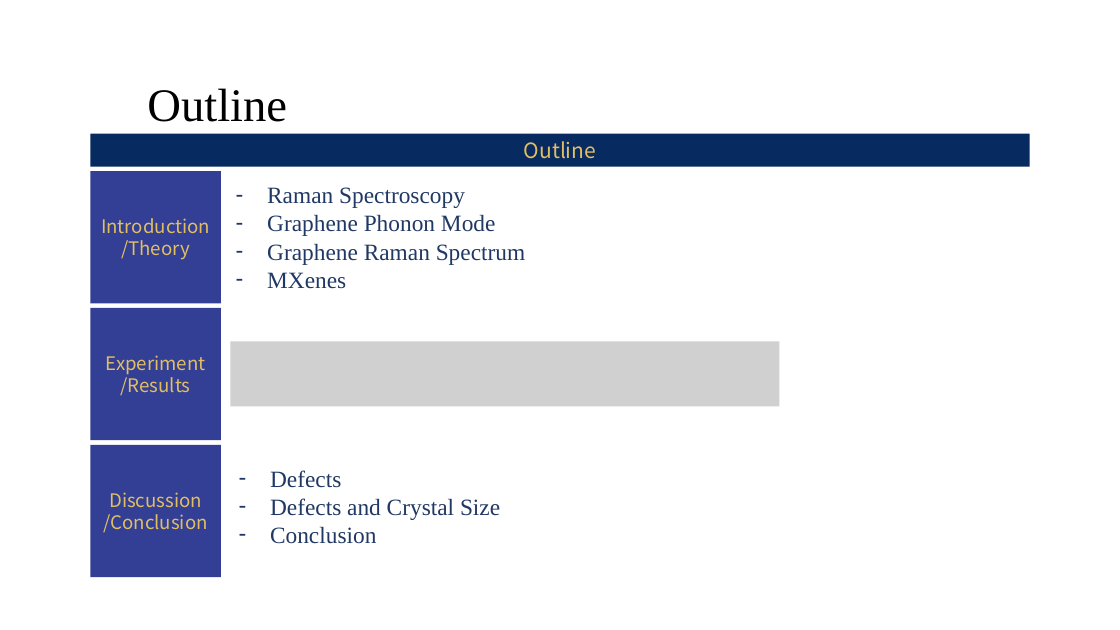
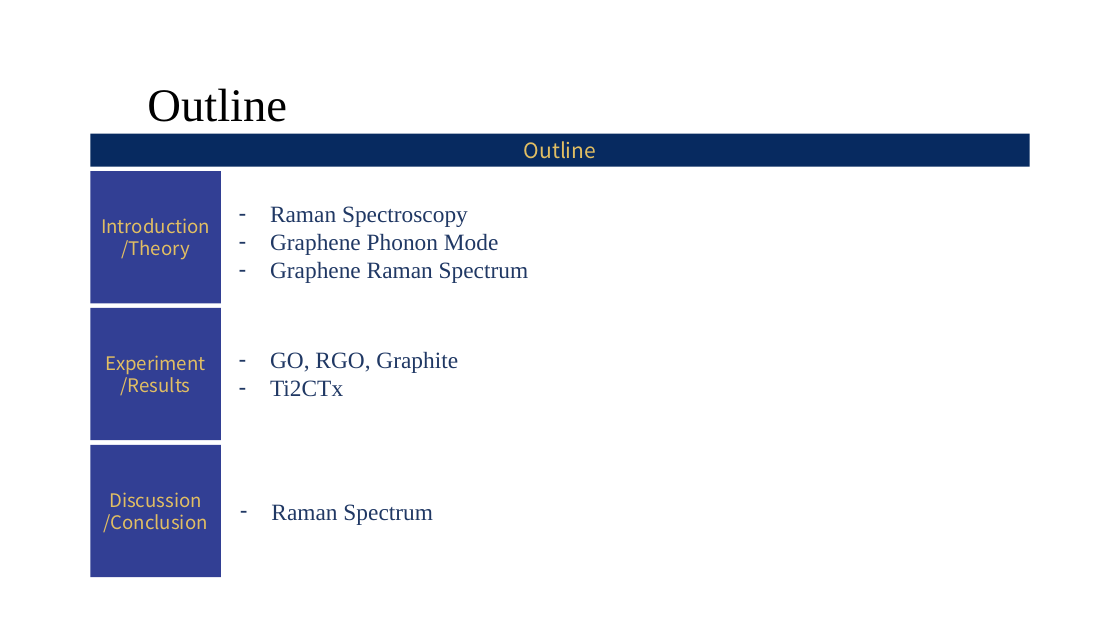
Before and after one commit to Waterbird20/APL2, a slide deck: slide 2 of Raman_Final Presentation.pptx. Drawn at 1120x630 pixels with LibreOffice and Linux fonts; fonts in the diff are those of the drawing; grey boxes stand for pictures; background and template pictures are left out. Boxes give left, top, right and bottom in pixels: in the first picture for what was removed or moved away, otherwise in the second. Text is boxed around its words. In the diff, an @@ line names an element or a change of style, - is before the commit and + after.

Commit message:
ppt modified

```diff
--- a/Raman_Final Presentation.pptx
+++ b/Raman_Final Presentation.pptx
@@ text "Raman Spectroscopy": place and size @@
-text "Raman Spectroscopy" at <box>267,187,525,289</box>
+text "Raman Spectroscopy" at <box>270,206,528,283</box>
@@ text at <box>267,272,346,289</box>: paragraph removed @@
-– MXenes
@@ picture removed at <box>230,341,780,406</box> @@
@@ text added at <box>270,351,458,397</box>, 20 pt, text #203864 @@
+– GO, RGO, Graphite
+– Ti2CTx
@@ text at <box>271,504,432,525</box>: text changed @@
-– Defects
-– Defects and Crystal Size
-– Conclusion
+– Raman Spectrum
```
Also in this commit, not shown: 6 other slides changed, 4 slides added, 2 slides removed.
